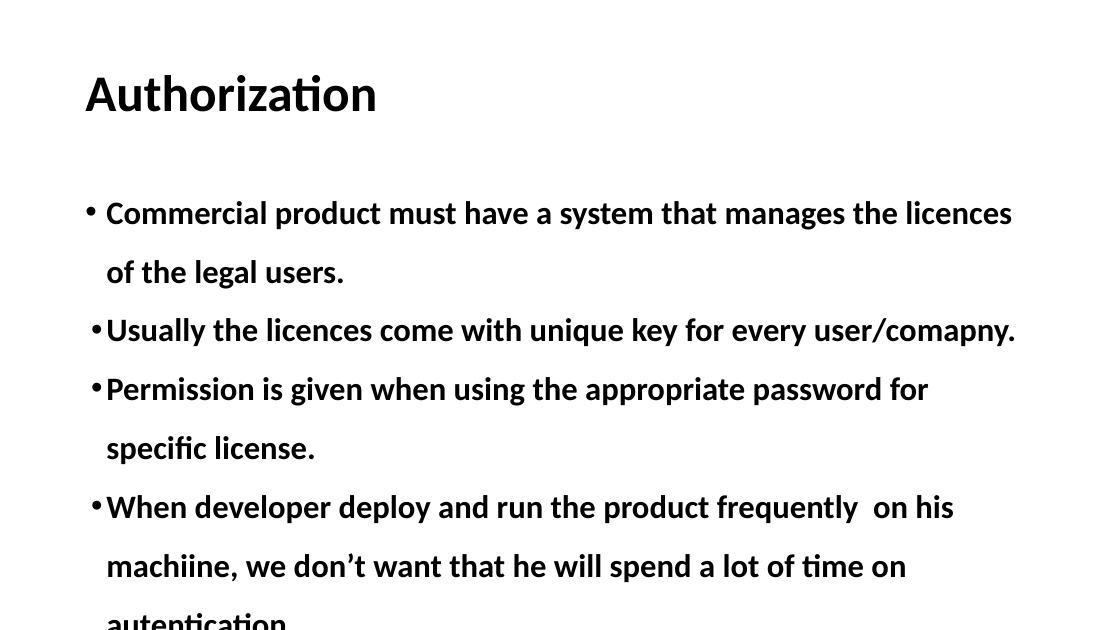
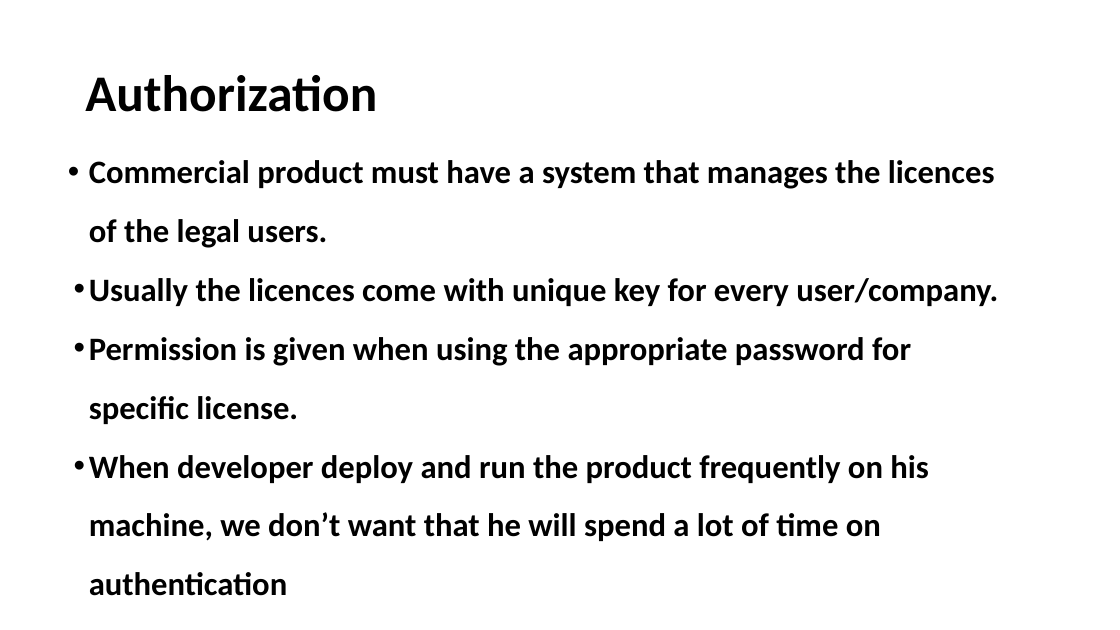
Before and after one commit to akotek/AOP, a slide deck: slide 21 of src/Final Project Presentation.pptx. Drawn at 1120x630 pixels with LibreOffice and Linux fonts; fonts in the diff are those of the drawing. Boxes give left, top, right and bottom in pixels: in the first picture for what was removed or moved away, otherwise in the second. Text is boxed around its words. In the diff, an @@ line names an element or a change of style, - is before the commit and + after.

Commit message:
update presentation slides

```diff
--- a/src/Final Project Presentation.pptx
+++ b/src/Final Project Presentation.pptx
@@ text "Commercial product must have a ...": place and size @@
-text "Commercial product must have a ..." at bbox=[106, 201, 1016, 582]
+text "Commercial product must have a ..." at bbox=[89, 160, 998, 541]
@@ text at bbox=[89, 278, 998, 306]: text changed @@
-• Usually the licences come with unique key for every user/comapny.
+• Usually the licences come with unique key for every user/company.
@@ text at bbox=[89, 455, 929, 541]: text changed @@
-• When developer deploy and run the product frequently on his machiine, we don’t want that he will spend a lot of time on autentication
+• When developer deploy and run the product frequently on his machine, we don’t want that he will spend a lot of time on authentication
```
Also in this commit, not shown: 1 other slide changed, 3 slides added.
